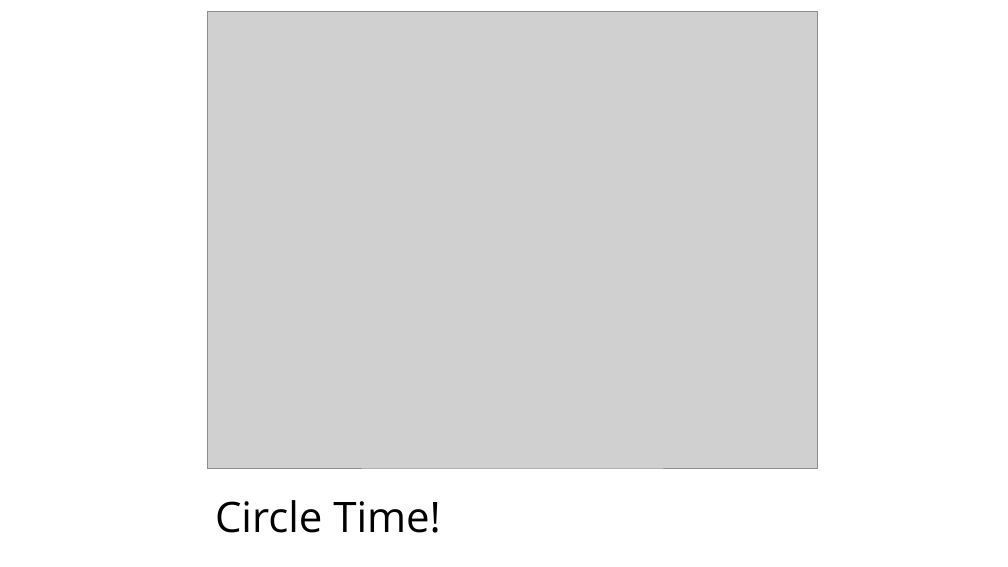
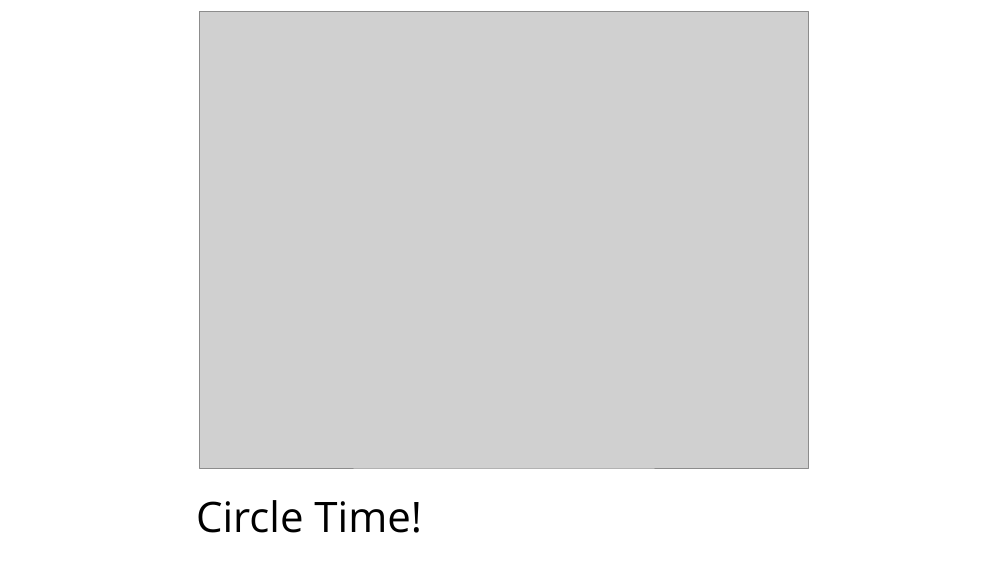
Before and after one commit to heypano/Capstone, a slide deck: slide 11 of HCIM Capstone Project.pptx. Drawn at 1008x567 pixels with LibreOffice and Linux fonts; fonts in the diff are those of the drawing; grey boxes stand for pictures. Boxes give left, top, right and bottom in pixels: in the first picture for what was removed or moved away, otherwise in the second. Text is boxed around its words. In the diff, an @@ line names an element or a change of style, - is before the commit and + after.

```diff
--- a/HCIM Capstone Project.pptx
+++ b/HCIM Capstone Project.pptx
@@ picture: place and size @@
-picture at bbox=[207, 11, 817, 468]
+picture at bbox=[200, 11, 809, 468]
@@ text "Circle Time!": place and size @@
-text "Circle Time!" at bbox=[215, 500, 441, 533]
+text "Circle Time!" at bbox=[196, 500, 422, 533]
```
Also in this commit, not shown: 12 other slides changed.
